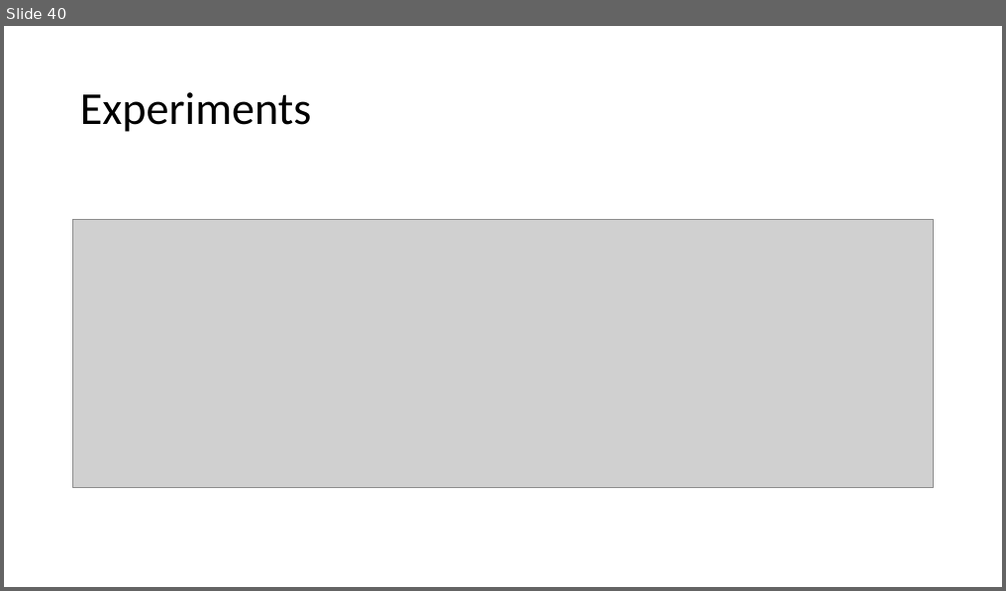
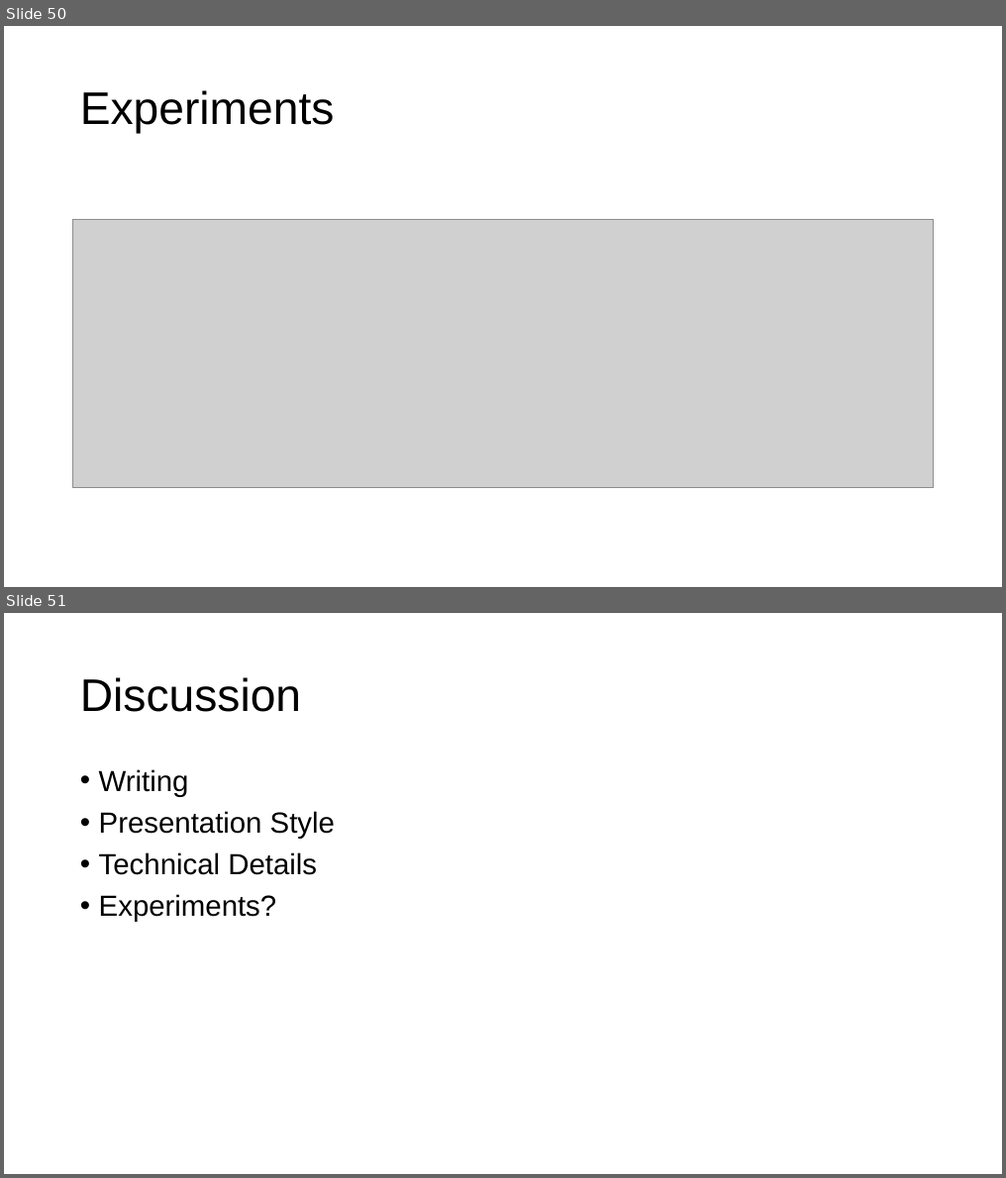
Before and after one commit to columbiaviz/columbiaviz.github.io, a slide deck: 2020s_w6998/lecs/07_approximation.pptx. Shown one above the other, each under a label of ours: slide 40 before the commit, slides 50 and 51 after it. The pictures are 1006x591 and 1006x1178 pixels, drawn with LibreOffice and Linux fonts; fonts in the diff are those of the drawing; grey boxes stand for pictures. Boxes give left, top, right and bottom in pixels: in the first picture for what was removed or moved away, otherwise in the second. Text is boxed around its words. In the diff, an @@ line names an element or a change of style, - is before the commit and + after.

```diff
--- a/2020s_w6998/lecs/07_approximation.pptx
+++ b/2020s_w6998/lecs/07_approximation.pptx
@@ slide 51 added at <box>4,613,1002,1174</box>, background #FFFFFF @@
@@ title added at <box>80,677,301,712</box>, 44 pt, text #000000 @@
+Discussion
@@ text added at <box>99,769,335,922</box>, 28 pt, text #000000 @@
+• Writing
+• Presentation Style
+• Technical Details
+• Experiments?
@@ what was slide 40 is now slide 50 @@
@@ slide 50 changed as well @@
@@ title "Experiments" at <box>80,90,335,134</box>: font Calibri to Arial @@
```
Also in this commit, not shown: 26 other slides changed, 11 other slides added, 1 slide removed, 1 other file.
